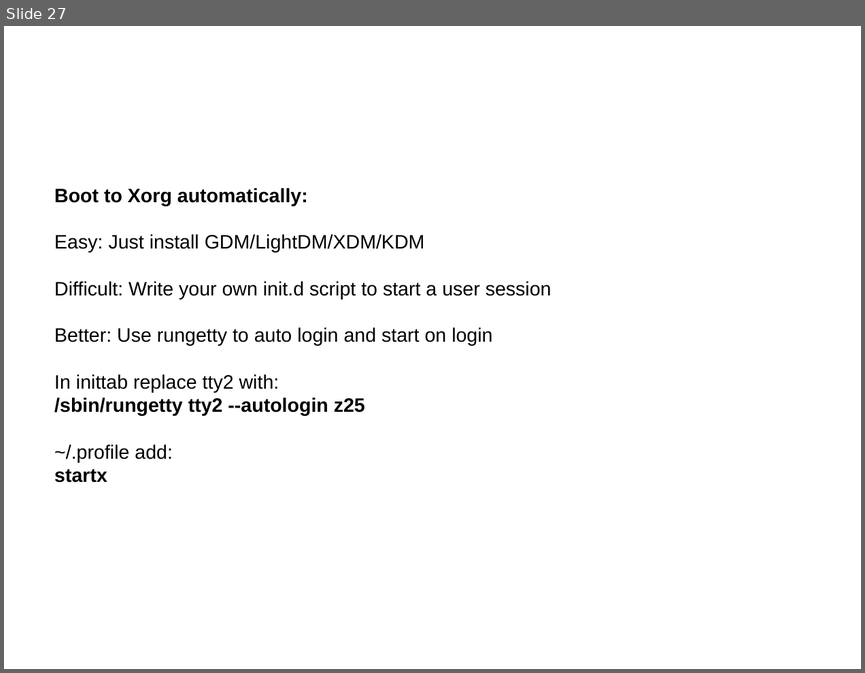
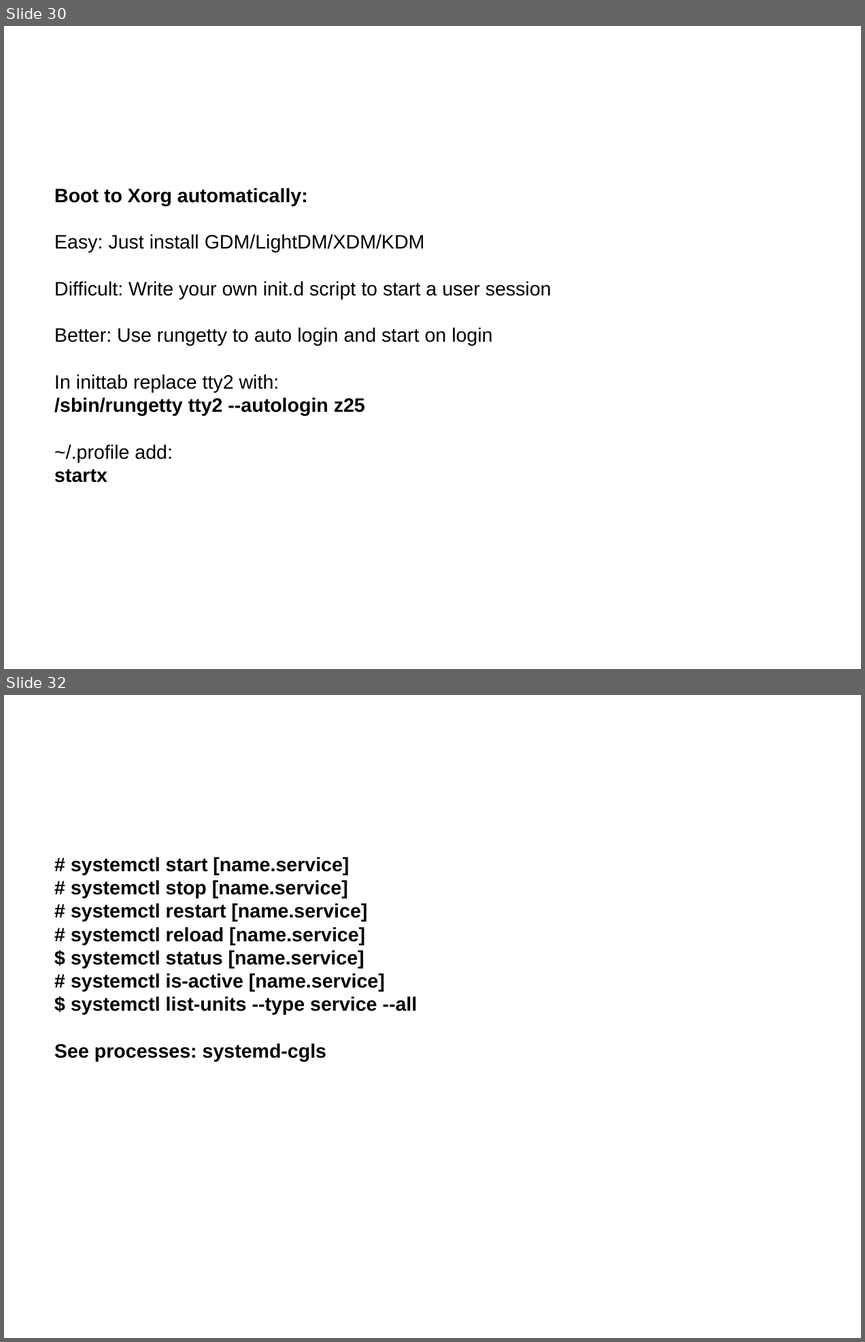
Before and after one commit to sphaero/workshops, a slide deck: LinuxUpAndRunning/presentation.odp. Shown one above the other, each under a label of ours: slide 27 before the commit, slides 30 and 32 after it; the slides between them are not shown. The pictures are 865x673 and 865x1342 pixels, drawn with LibreOffice and Linux fonts; fonts in the diff are those of the drawing; background and template pictures are left out. Boxes give left, top, right and bottom in pixels: in the first picture for what was removed or moved away, otherwise in the second. Text is boxed around its words. In the diff, an @@ line names an element or a change of style, - is before the commit and + after.

Commit message:
update with latest changes WIP systemd

```diff
--- a/LinuxUpAndRunning/presentation.odp
+++ b/LinuxUpAndRunning/presentation.odp
@@ slide 32 added at <box>4,695,861,1338</box>, background picture (left out) @@
@@ text added at <box>54,857,417,1062</box>, 18 pt, text #000000, bold @@
+# systemctl start [name.service]
+# systemctl stop [name.service]
+# systemctl restart [name.service]
+# systemctl reload [name.service]
+$ systemctl status [name.service]
+# systemctl is-active [name.service]
+$ systemctl list-units --type service --all
+See processes: systemd-cgls
@@ title added at <box>203,1043,326,1062</box>, 44 pt, text #FFFFFF @@
+WIP:SystemD
@@ what was slide 27 is now slide 30 @@
```
Also in this commit, not shown: 5 other slides added.
